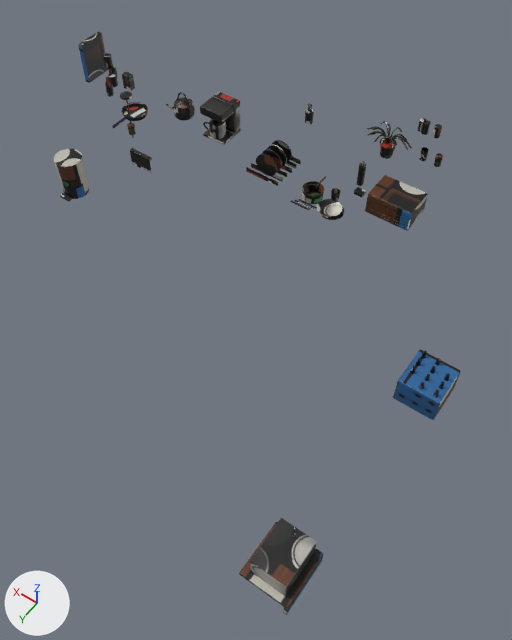
What one commit did to the glTF model v3/assets/apartment/kitchen/kue_kram.glb.
Both versions are drawn from a camera (50 mm lens) standing at (-11.984, 1.866, 4.995) and looking at (-10.102, -0.769, 0.855). Arrows for +X, +Y and +Z are at lower left; the lights stay in place. The first picture is the older version. Vertices at exactly the same position are counted once.

Names of what the first picture shows: 'kue_kram'.
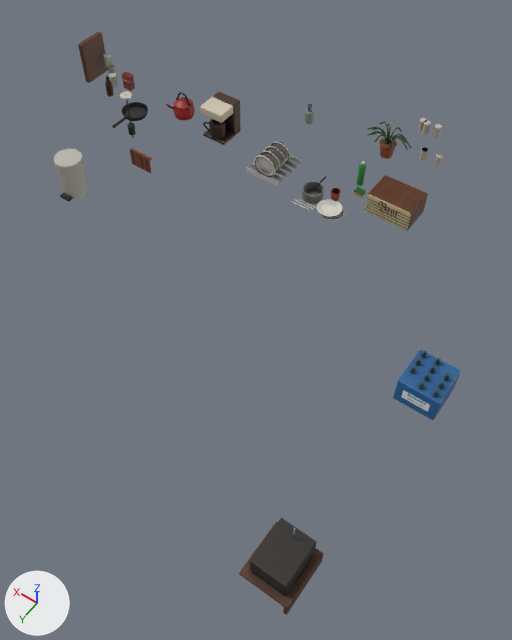
What the commit changed:
me_lathe is used by ob_kue_kram; location (0.0, 0.0, 0.0).
me_lathe had 4334 vertices, 8090 faces and spanned x -11.5..-7.03, y -2.66..0.92, z 0.0..2.6.
me_lathe now has 5494 vertices, 10186 faces and spans x -11.5..-7.03, y -2.66..0.92, z 0.0..2.6.
me_lathe part 1: a new loose piece of 226 vertices spanning x -9.4..-9.18, y -2.05..-2.03, z 0.93..1.15, in mat_kue_kram_m (picture img_kue_kram_tex).
me_lathe part 2: a new loose piece of 226 vertices spanning x -9.4..-9.18, y -2.12..-2.1, z 0.93..1.15, in mat_kue_kram_m (picture img_kue_kram_tex).
me_lathe part 3: a new loose piece of 226 vertices spanning x -9.4..-9.18, y -2.2..-2.18, z 0.93..1.15, in mat_kue_kram_m (picture img_kue_kram_tex).
me_lathe part 4: a new loose piece of 226 vertices spanning x -9.4..-9.18, y -2.28..-2.25, z 0.93..1.15, in mat_kue_kram_m (picture img_kue_kram_tex).
Part 5, on me_lathe:
192 vertices are removed from x -9.39..-9.19, y -2.29..-2.05, z 0.94..1.15.
368 faces are deleted.
me_lathe part 6: 7690 kept faces spanning x -11.5..-7.03, y -2.66..0.92, z 0.0..2.6 get new texture (UV) coordinates.
Other edits to the shape of me_lathe do not show in these pictures.

Where the change shows, as pixel boxes [x1, y1, x2, y2] in the pictures (512 x 640 px):
part 1 of me_lathe, added
    after: [254, 155, 275, 178]
part 2 of me_lathe, added
    after: [260, 151, 280, 173]
part 3 of me_lathe, added
    after: [265, 146, 285, 168]
part 4 of me_lathe, added
    after: [270, 142, 290, 164]
part 5 of me_lathe, deleted
    before: [256, 140, 292, 176]
part 6 of me_lathe, surface changed
    both: [53, 32, 461, 615]
